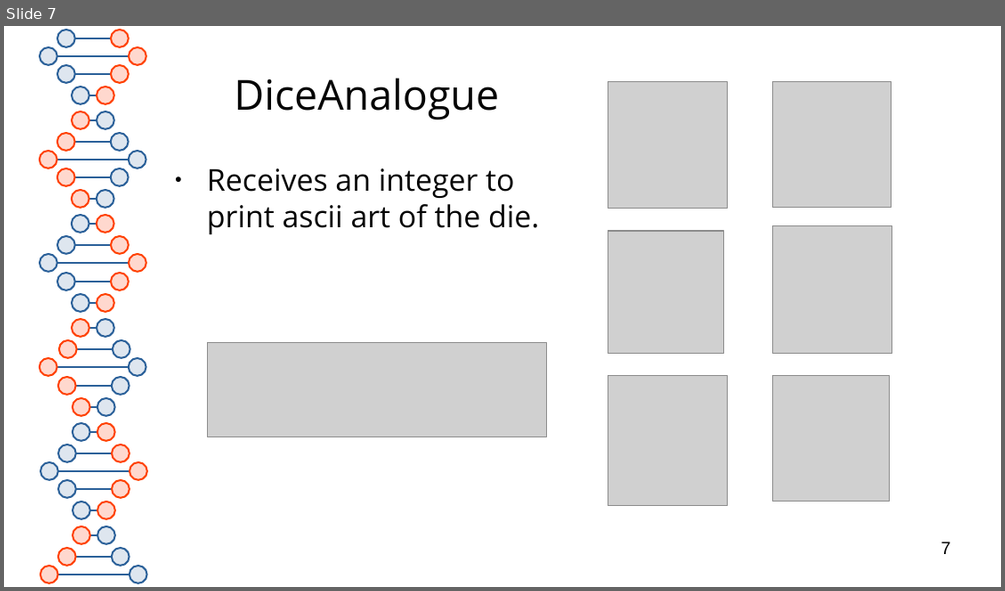
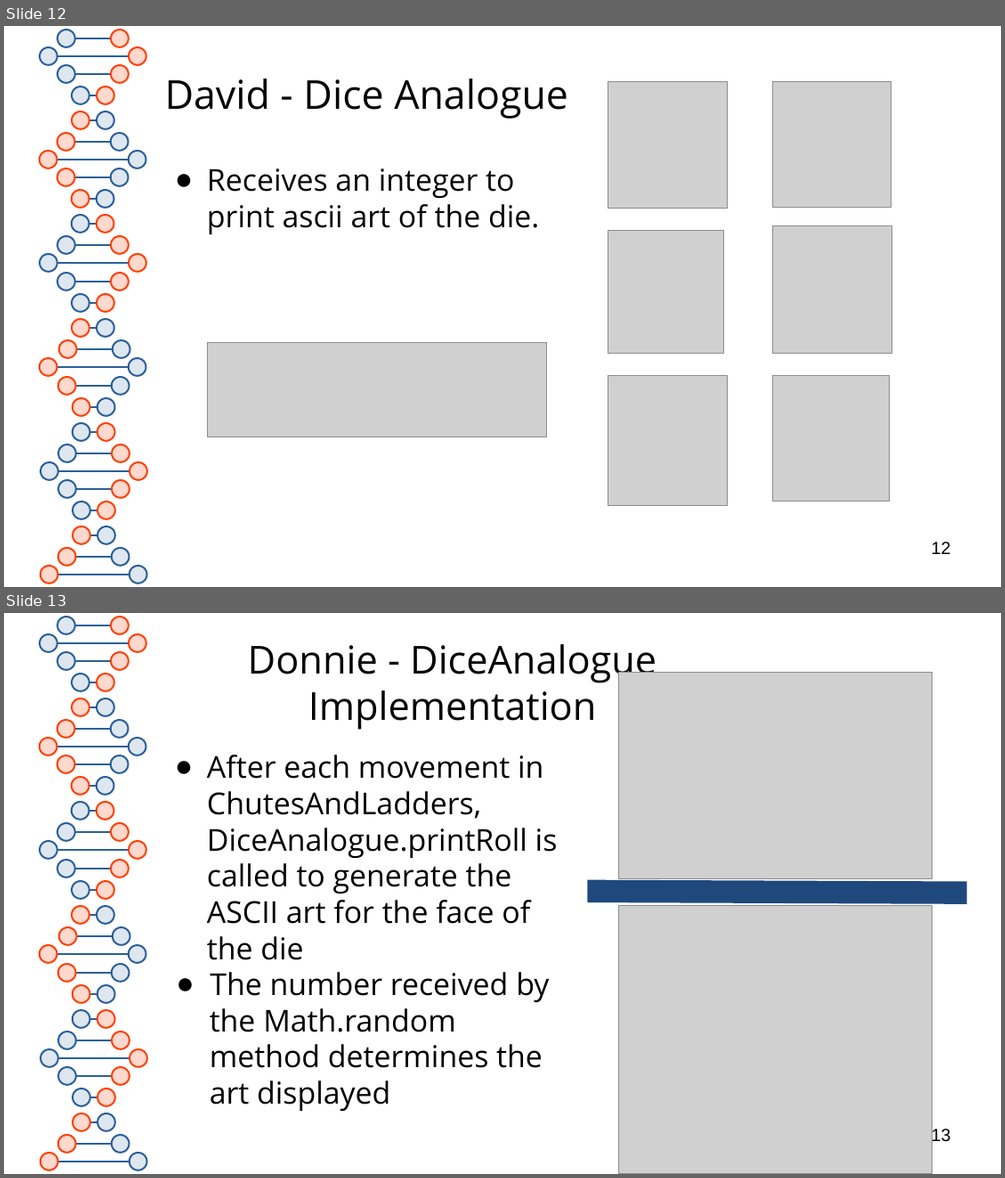
Before and after one commit to RedOctober117/ChutesAndLadders, a slide deck: documentation/presentation.pptx. Shown one above the other, each under a label of ours: slide 7 before the commit, slides 12 and 13 after it. The pictures are 1005x591 and 1005x1178 pixels, drawn with LibreOffice and Linux fonts; fonts in the diff are those of the drawing; grey boxes stand for pictures. Boxes give left, top, right and bottom in pixels: in the first picture for what was removed or moved away, otherwise in the second. Text is boxed around its words. In the diff, an @@ line names an element or a change of style, - is before the commit and + after.

```diff
--- a/documentation/presentation.pptx
+++ b/documentation/presentation.pptx
@@ slide 13 added at [4,613,1001,1174], background #FFFFFF; not listed: 81 template elements that a slide beside it also shows @@
@@ title added at [248,644,656,730], 30.7 pt, text #050505 @@
+Donnie - DiceAnalogue Implementation
@@ picture added at [618,672,931,879] @@
@@ text added at [207,755,558,1111], 24 pt, text #000000 @@
+● After each movement in ChutesAndLadders, DiceAnalogue.printRoll is called to generate the ASCII art for the face of the die
+● The number received by
+the Math.random method determines the art displayed
@@ line added from (588, 891) to (967, 892), #1F497D 18 pt @@
@@ picture added at [618,905,931,1174] @@
@@ page number added at [931,1127,951,1145], 14 pt, text #000000 @@
+13
@@ what was slide 7 is now slide 12 @@
@@ slide 12 changed as well @@
@@ title at [165,79,568,119]: text changed; size 33 to 31.7 pt @@
-DiceAnalogue
+David - Dice Analogue
@@ text "Receives an integer to print ..." at [207,168,539,234]: less space between paragraphs @@
@@ page number at [931,541,951,554]: text changed @@
-7
+12
```
Also in this commit, not shown: 8 other slides changed, 5 other slides added.
